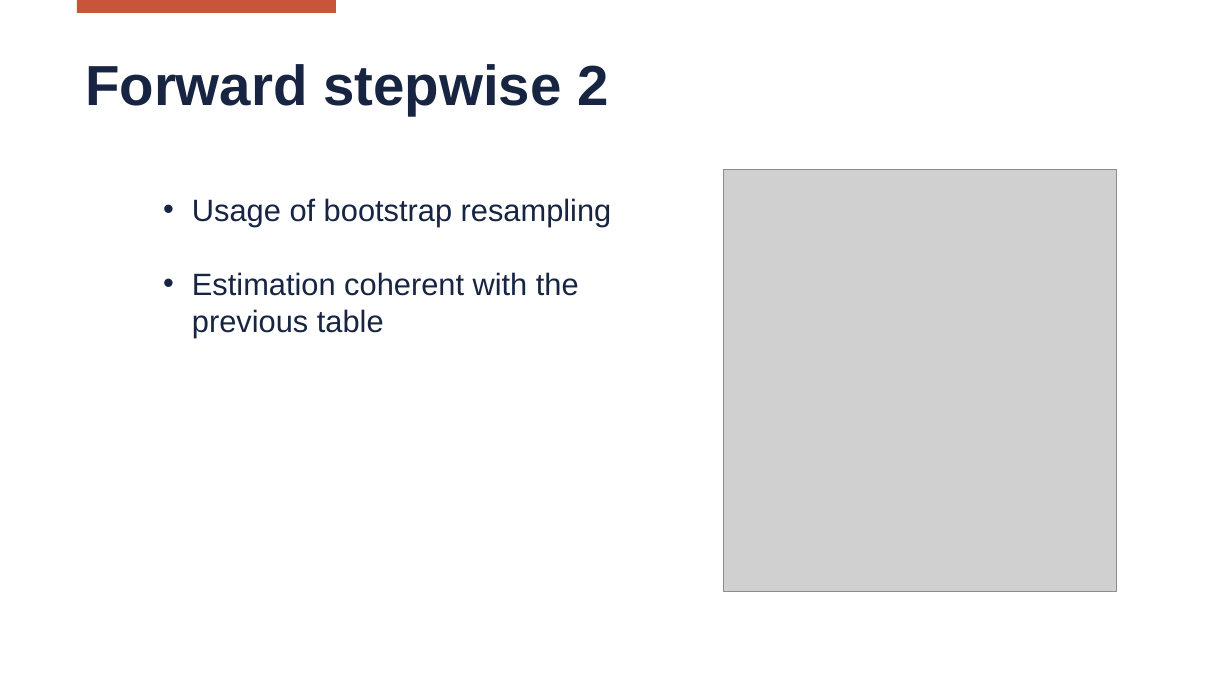
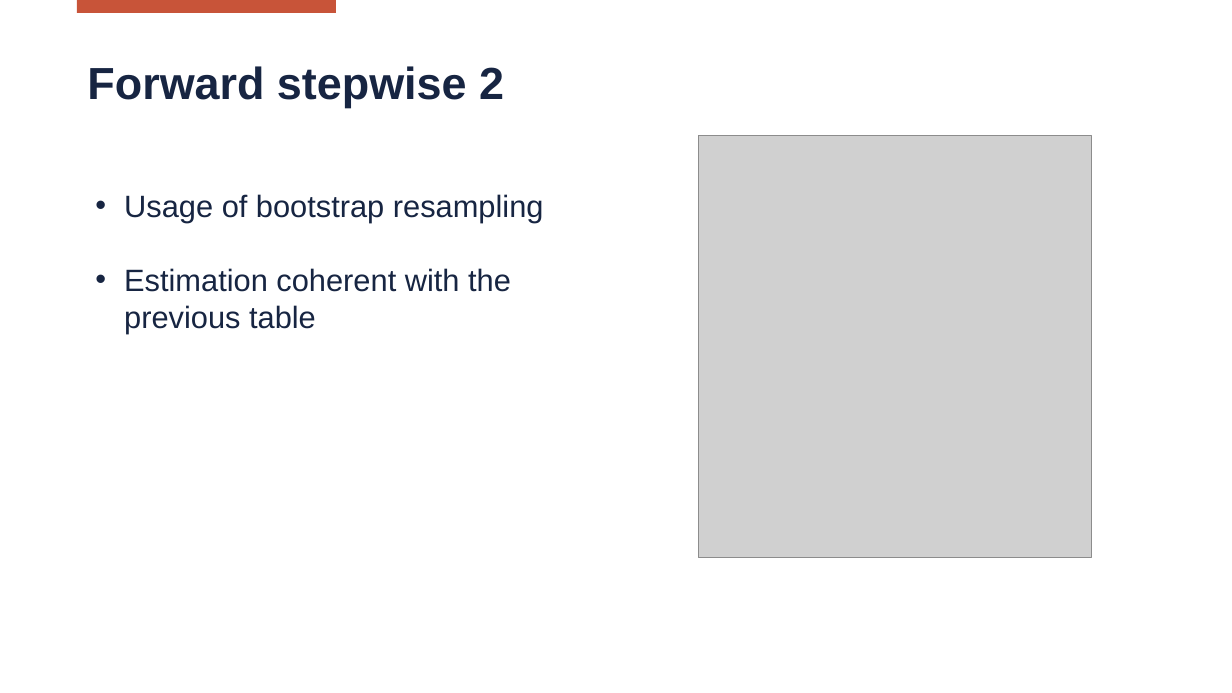
Before and after one commit to Matteo-Locatelli/SL_Project_2223, a slide deck: slide 18 of reports/Presentation.pptx. Drawn at 1232x693 pixels with LibreOffice and Linux fonts; fonts in the diff are those of the drawing; grey boxes stand for pictures; background and template pictures are left out. Boxes give left, top, right and bottom in pixels: in the first picture for what was removed or moved away, otherwise in the second. Text is boxed around its words. In the diff, an @@ line names an element or a change of style, - is before the commit and + after.

```diff
--- a/reports/Presentation.pptx
+++ b/reports/Presentation.pptx
@@ title "Forward stepwise 2" at (x1=87, y1=66, x2=504, y2=107): size 44 to 35 pt; indent changed; more space between paragraphs @@
@@ picture moved from (x1=724, y1=169, x2=1116, y2=592) to (x1=699, y1=136, x2=1092, y2=558) @@
@@ text "Usage of bootstrap resampling" moved from (x1=192, y1=198, x2=612, y2=338) to (x1=124, y1=194, x2=544, y2=333) @@
```
Also in this commit, not shown: 33 other slides changed.
